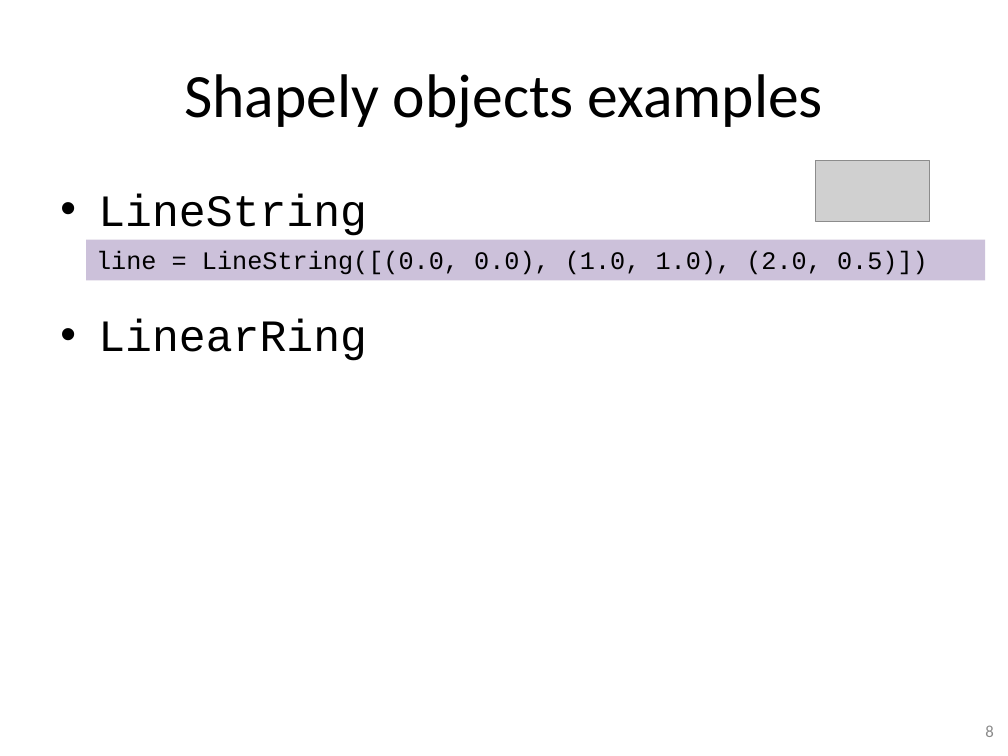
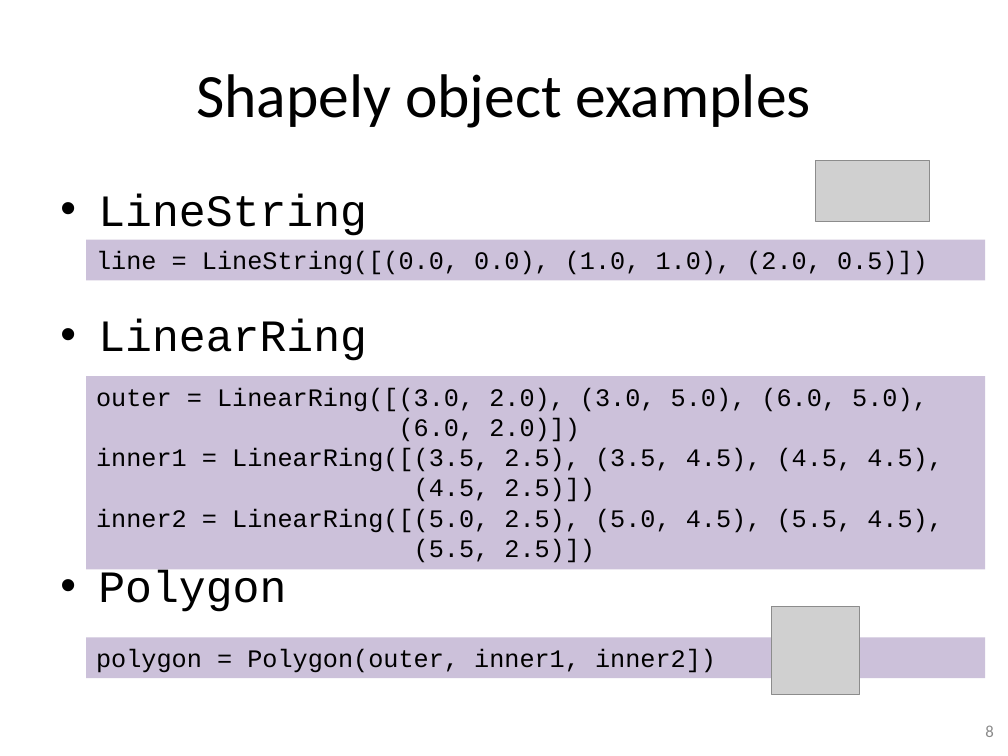
Before and after one commit to gjbex/training-material, a slide deck: slide 8 of Python/python_gis.pptx. Drawn at 1008x756 pixels with LibreOffice and Linux fonts; fonts in the diff are those of the drawing; grey boxes stand for pictures. Boxes give left, top, right and bottom in pixels: in the first picture for what was removed or moved away, otherwise in the second. Text is boxed around its words. In the diff, an @@ line names an element or a change of style, - is before the commit and + after.

Commit message:
Add Shapely object examples slide

```diff
--- a/Python/python_gis.pptx
+++ b/Python/python_gis.pptx
@@ title at (x1=196, y1=74, x2=811, y2=128): text changed @@
-Shapely objects examples
+Shapely object examples
@@ rectangle added at (x1=87, y1=376, x2=986, y2=570), fill #CCC1DA, 18 pt, text #000000 @@
+outer = LinearRing([(3.0, 2.0), (3.0, 5.0), (6.0, 5.0),
+(6.0, 2.0)])
+inner1 = LinearRing([(3.5, 2.5), (3.5, 4.5), (4.5, 4.5),
+(4.5, 2.5)])
+inner2 = LinearRing([(5.0, 2.5), (5.0, 4.5), (5.5, 4.5),
+(5.5, 2.5)])
@@ text at (x1=98, y1=570, x2=286, y2=612): paragraph added @@
+• Polygon
@@ picture added at (x1=772, y1=607, x2=861, y2=695) @@
@@ rectangle added at (x1=87, y1=637, x2=986, y2=677), fill #CCC1DA, 18 pt, text #000000 @@
+polygon = Polygon(outer, inner1, inner2])
```
